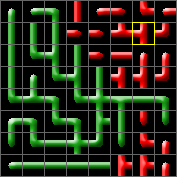
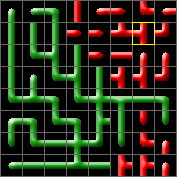
Layer changes from the first 177×177 image to the second:
renamed "Layer 28" to "Layer 42 copy", moved it above "Layer 42", painted on it over [67, 155, 88, 168]
